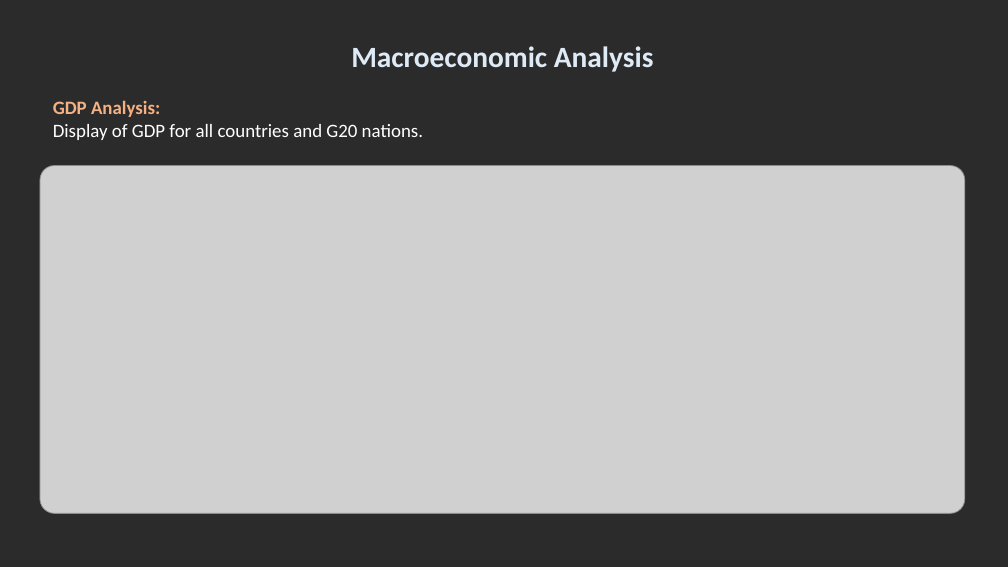
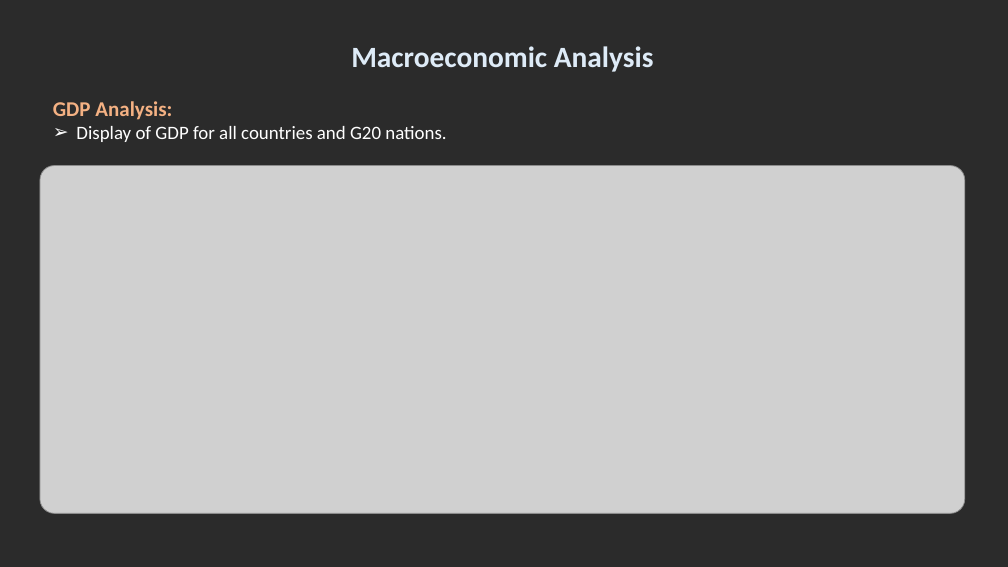
Before and after one commit to jash1112/Project_3, a slide deck: slide 4 of Presentation.pptx. Drawn at 1008x567 pixels with LibreOffice and Linux fonts; fonts in the diff are those of the drawing; grey boxes stand for pictures; background and template pictures are left out; a plain dark background stands for a picture behind light text. Boxes give left, top, right and bottom in pixels: in the first picture for what was removed or moved away, otherwise in the second. Text is boxed around its words. In the diff, an @@ line names an element or a change of style, - is before the commit and + after.

```diff
--- a/Presentation.pptx
+++ b/Presentation.pptx
@@ text at [53, 101, 446, 142]: size 18 to 20 pt in "GDP Analysis:"; bullet none to ➢ @@
```
Also in this commit, not shown: 7 other slides changed, 2 slides added, 1 slide removed.
